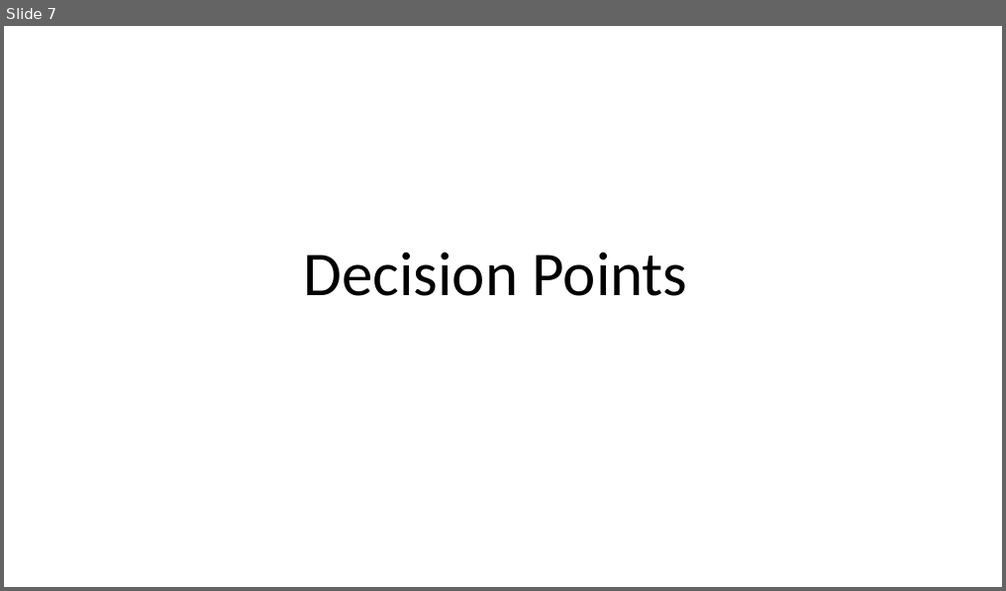
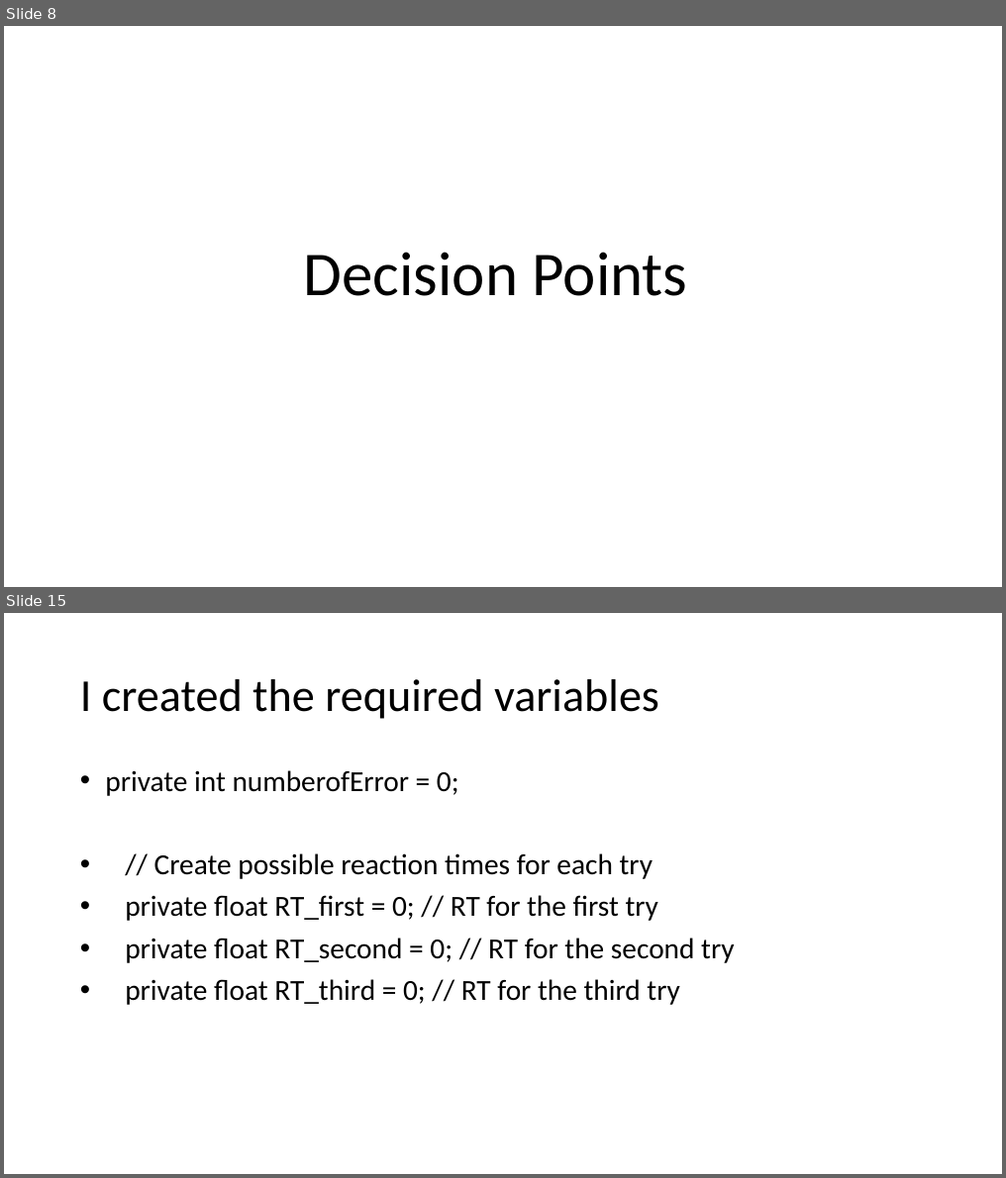
Before and after one commit to haticededetas/Experiment-1, a slide deck: Route_Following/Explanations.pptx. Shown one above the other, each under a label of ours: slide 7 before the commit, slides 8 and 15 after it; the slides between them are not shown. The pictures are 1006x591 and 1006x1178 pixels, drawn with LibreOffice and Linux fonts; fonts in the diff are those of the drawing. Boxes give left, top, right and bottom in pixels: in the first picture for what was removed or moved away, otherwise in the second. Text is boxed around its words. In the diff, an @@ line names an element or a change of style, - is before the commit and + after.

Commit message:
Basic task is ready
-rotates in dec points
-gives a warning if the dec is wrong
-goes to the next target if the answer is correct
-saves all the reaction times and error number

```diff
--- a/Route_Following/Explanations.pptx
+++ b/Route_Following/Explanations.pptx
@@ slide 15 added at [4,613,1002,1174], background #FFFFFF @@
@@ title added at [80,679,659,719], 44 pt, text #000000 @@
+I created the required variables
@@ text added at [105,770,734,1005], 28 pt, text #000000 @@
+• private int numberofError = 0;
+• // Create possible reaction times for each try
+• private float RT_first = 0; // RT for the first try
+• private float RT_second = 0; // RT for the second try
+• private float RT_third = 0; // RT for the third try
@@ what was slide 7 is now slide 8 @@
```
Also in this commit, not shown: 9 other slides added, 16 other files.
